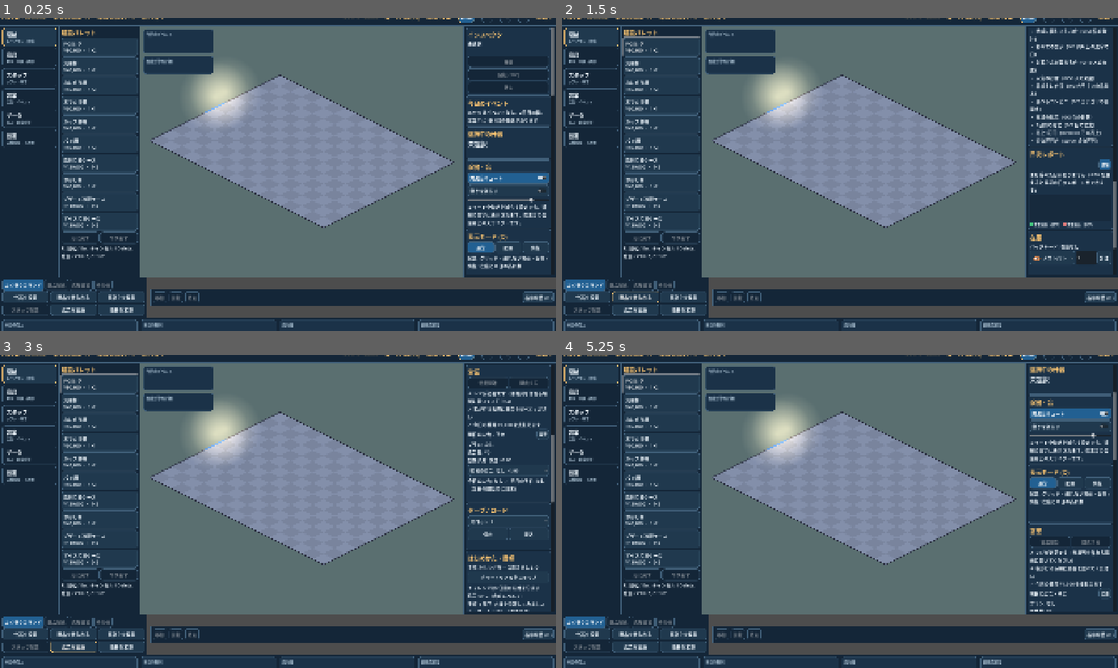
Above: before the commit, frames 1-4 (two rows, left to right).
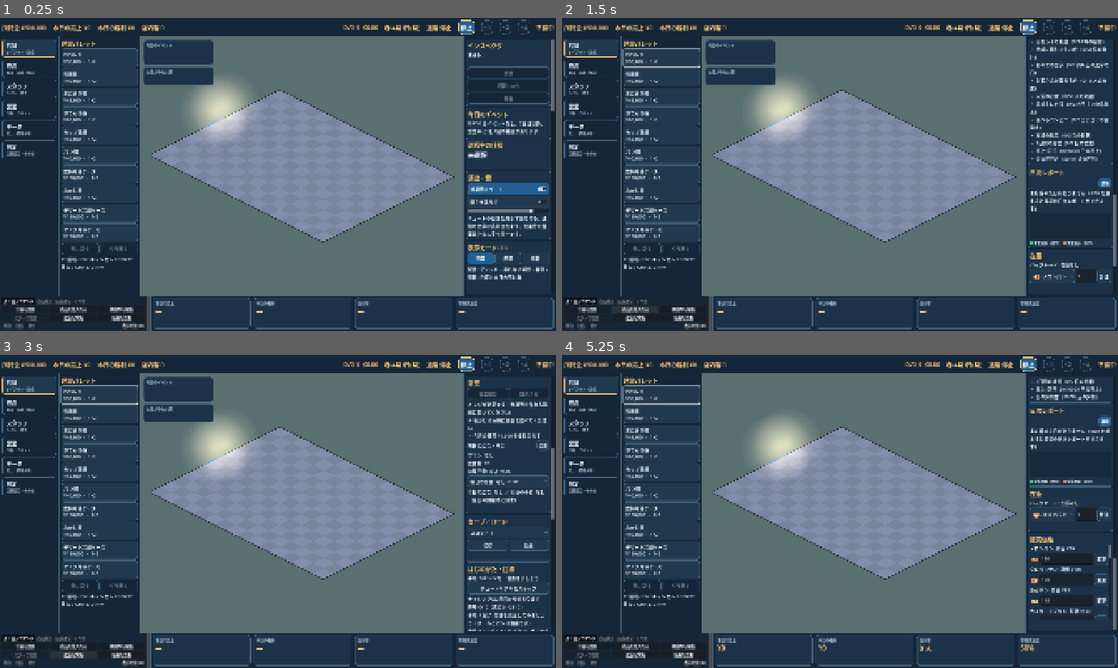
Above: after the commit, the same moments.

Repository: yn217/Convenience_store_Sim
Game: Godot game, scene res://scenes/main/Main.tscn
Two runs of this game, one before a commit and one after it. Both use one fixed random seed, a clock stepped at 60 frames per second and the inputs below.
Inputs (mouse positions are in pixels of both pictures, inside the frame that each line leads up to):
- Up to frame 1 (0.25 s): no input
- Up to frame 2 (1.5 s): click "什器を設置" at 0.5 s; click "商品を仕入れる" at 1.25 s
- Up to frame 3 (3 s): click "棚割りを編集" at 2 s; click "広告を実施" at 2.75 s
- Up to frame 4 (5.25 s): click "価格を変更" at 3.5 s; click (589, 373) at 4.27 s; click (1029, 364) at 5 s, where only the run after the commit has a clickable "停止"

The runs differ from the first frame. In frame 1, 28% of the frame differs, in the area x 0-100%, y 0-100%; in frame 2, 28%; in frame 3, 27%; in frame 4, 29%.

Commit message:
feat(ui): put metric cards in the bottom row beside the command panel (#61)
The command grid and command bar share one panel, and the four metric
cards sit in the same bottom row. The bottom strip drops from about
206 px (134 + 72) to about 120 px at 1920x1080. Compact layouts hide
the decorative command tab strip.

Co-Authored-By: Claude Haiku <noreply@anthropic.com>

Diff:
--- a/scripts/presentation/command_bar.gd
+++ b/scripts/presentation/command_bar.gd
@@ -26,6 +26,7 @@
 		var b := Button.new()
 		b.text = a["label"]
 		b.focus_mode = Control.FOCUS_NONE
+		CommandGrid.slim_button(b)
 		b.pressed.connect(func(): target.pressed.emit())
 		row.add_child(b)
 		_pairs.append([b, target])
@@ -36,6 +37,7 @@
 	_mode_button = Button.new()
 	_mode_button.text = "表示切替 (O)"
 	_mode_button.focus_mode = Control.FOCUS_NONE
+	CommandGrid.slim_button(_mode_button)
 	_mode_button.pressed.connect(_cycle_overlay)
 	row.add_child(_mode_button)
 	sync_state()
--- a/scripts/presentation/command_grid.gd
+++ b/scripts/presentation/command_grid.gd
@@ -17,6 +17,8 @@
 const BUTTON_SIZE := Vector2(160, 26)
 
 var _buttons: Dictionary = {}   # label -> Button
+var _column: VBoxContainer
+var _tabs: HBoxContainer
 
 
 func _ready() -> void:
@@ -26,18 +28,20 @@
 		box.content_margin_top = 6
 		box.content_margin_bottom = 6
 		add_theme_stylebox_override("panel", box)
-	var column := VBoxContainer.new()
-	column.add_theme_constant_override("separation", 2)
-	add_child(column)
+	_column = VBoxContainer.new()
+	_column.add_theme_constant_override("separation", 2)
+	add_child(_column)
 	var tabs := HBoxContainer.new()
 	tabs.add_theme_constant_override("separation", 4)
-	column.add_child(tabs)
+	_tabs = tabs
+	_column.add_child(tabs)
 	for i in TABS.size():
 		var tab := Button.new()
 		tab.text = TABS[i]
 		tab.toggle_mode = true
 		tab.focus_mode = Control.FOCUS_NONE
 		tab.custom_minimum_size.y = BUTTON_SIZE.y
+		slim_button(tab)
 		tab.button_pressed = i == 0
 		if i == 0:
 			tab.pressed.connect(func(): tab.set_pressed_no_signal(true))   # the first tab stays selected
@@ -49,13 +53,14 @@
 	grid.columns = 3
 	grid.add_theme_constant_override("h_separation", 6)
 	grid.add_theme_constant_override("v_separation", 4)
-	column.add_child(grid)
+	_column.add_child(grid)
 	for a in ACTIONS:
 		var b := Button.new()
 		b.text = a["label"]
 		b.custom_minimum_size = BUTTON_SIZE
 		b.size_flags_horizontal = Control.SIZE_EXPAND_FILL
 		b.focus_mode = Control.FOCUS_NONE
+		slim_button(b)
 		if a.has("tip"):
 			b.disabled = true
 			b.tooltip_text = a["tip"]
@@ -66,6 +71,30 @@
 
 func button(label: String) -> Button:
 	return _buttons.get(label)
+
+
+## Makes a button short enough for the bottom row: smaller font and tighter top/bottom padding in every state.
+## The theme's default button is about 34 px tall; this brings it to about 24 px. Shared with CommandBar.
+static func slim_button(b: Button) -> void:
+	b.add_theme_font_size_override("font_size", 13)
+	for state in ["normal", "hover", "pressed", "disabled", "focus", "hover_pressed"]:
+		var base := b.get_theme_stylebox(state)
+		if base == null:
+			continue
+		var sb := base.duplicate() as StyleBox
+		sb.content_margin_top = 2
+		sb.content_margin_bottom = 2
+		b.add_theme_stylebox_override(state, sb)
+
+
+## Adds a control under the button grid, inside this panel (the command bar sits here). Call after the grid is in the tree.
+func attach_footer(node: Control) -> void:
+	_column.add_child(node)
+
+
+## Compact (narrow) layout: the decorative tab strip is hidden to save height.
+func set_compact(compact: bool) -> void:
+	_tabs.visible = not compact
 
 
 func _on_pressed(label: String) -> void:
--- a/scripts/presentation/game_hud.gd
+++ b/scripts/presentation/game_hud.gd
@@ -94,7 +94,7 @@
 
 
 func apply_snapshot(s: Dictionary) -> void:
-	var metrics := get_node_or_null("../MetricBar")
+	var metrics: Node = find_parent("Layout").find_child("MetricBar", true, false) if find_parent("Layout") != null else null   # bottom row, inside Layout
 	if metrics != null:
 		metrics.apply_snapshot(s)
 	# FloatCards is a child of Main, one level above Layout (where this HUD lives).
--- a/scripts/presentation/main_layout.gd
+++ b/scripts/presentation/main_layout.gd
@@ -6,6 +6,7 @@
 
 var compact_panel: SidePanel = SidePanel.PALETTE
 var _nav: LeftNav
+var _command_grid: CommandGrid
 
 @onready var _palette: Control = $Layout/MainArea/BuildPalette
 @onready var _inspector: Control = $Layout/MainArea/FixtureInspector
@@ -20,16 +21,22 @@
 	_nav = LeftNav.new()
 	$Layout/MainArea.add_child(_nav)
 	$Layout/MainArea.move_child(_nav, 0)
-	var bottom := HBoxContainer.new()   # command grid (left) and command bar (right) share one row
+	# One bottom row (mockup A, #61): the command panel (grid + command bar under it) on the left, the four
+	# metric cards filling the rest of the row. The row is about 130 px tall at 1080p.
+	var bottom := HBoxContainer.new()
 	bottom.name = "BottomRow"
 	bottom.add_theme_constant_override("separation", 12)
 	$Layout.add_child(bottom)
-	bottom.add_child(CommandGrid.new())
+	_command_grid = CommandGrid.new()
+	bottom.add_child(_command_grid)
 	var bar := CommandBar.new()
 	bar.size_flags_horizontal = Control.SIZE_EXPAND_FILL
-	bar.size_flags_vertical = Control.SIZE_SHRINK_CENTER   # the bar keeps its own height; the grid sets the row height
-	bottom.add_child(bar)
-	$Layout.add_child(MetricBar.new())
+	bar.add_theme_stylebox_override("panel", StyleBoxEmpty.new())   # sits inside the grid panel, no second frame
+	_command_grid.attach_footer(bar)
+	var metrics := MetricBar.new()
+	metrics.size_flags_horizontal = Control.SIZE_EXPAND_FILL
+	metrics.size_flags_vertical = Control.SIZE_FILL
+	bottom.add_child(metrics)
 	var floats := FloatCards.new()
 	add_child(floats)
 	floats.setup(_store)
@@ -111,6 +118,8 @@
 		_nav.set_compact(compact)
 	_tab_palette.visible = compact
 	_tab_inspector.visible = compact
+	if _command_grid != null:
+		_command_grid.set_compact(compact)
 	_palette.visible = not compact or compact_panel == SidePanel.PALETTE
 	_inspector.visible = not compact or compact_panel == SidePanel.INSPECTOR
 
--- a/tests/scene/test_metric_bar.gd
+++ b/tests/scene/test_metric_bar.gd
@@ -19,7 +19,7 @@
 	tree.root.add_child(main)
 	await tree.process_frame
 	await tree.process_frame
-	var bar: MetricBar = main.get_node("Layout/MetricBar")
+	var bar: MetricBar = main.find_child("MetricBar", true, false)
 	t.eq(bar.get_child(0).get_child_count(), 4, "four cards")
 	var app: Node = main.get_node("AppRoot")
 	app._publish_snapshot()
